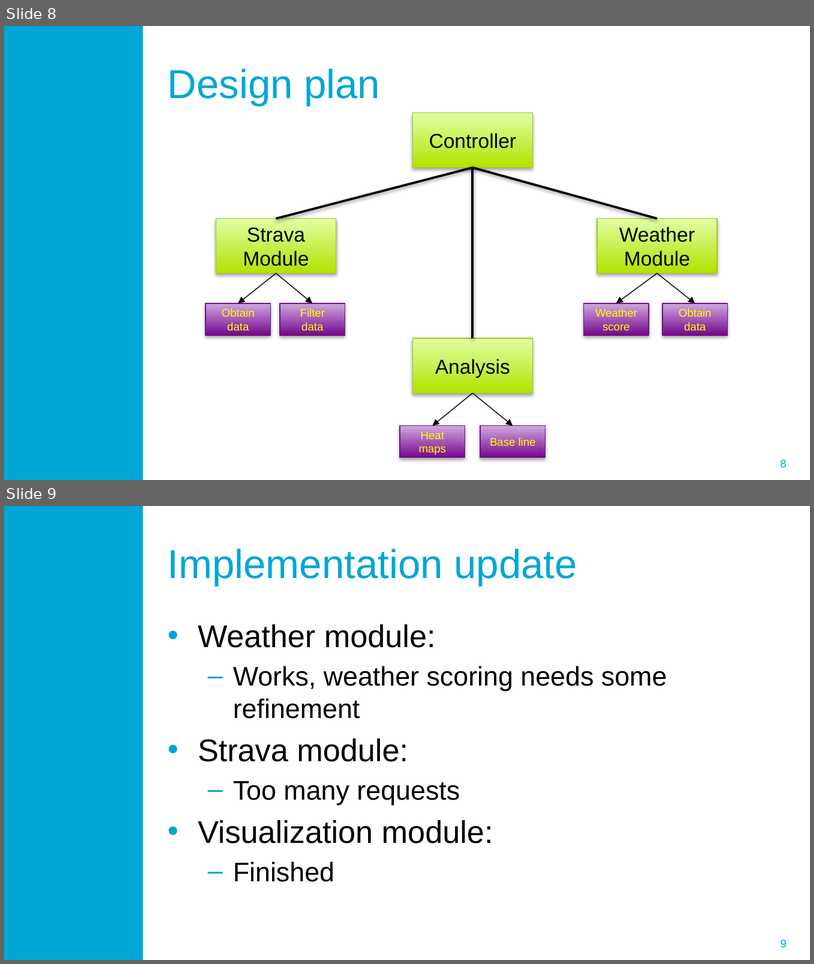
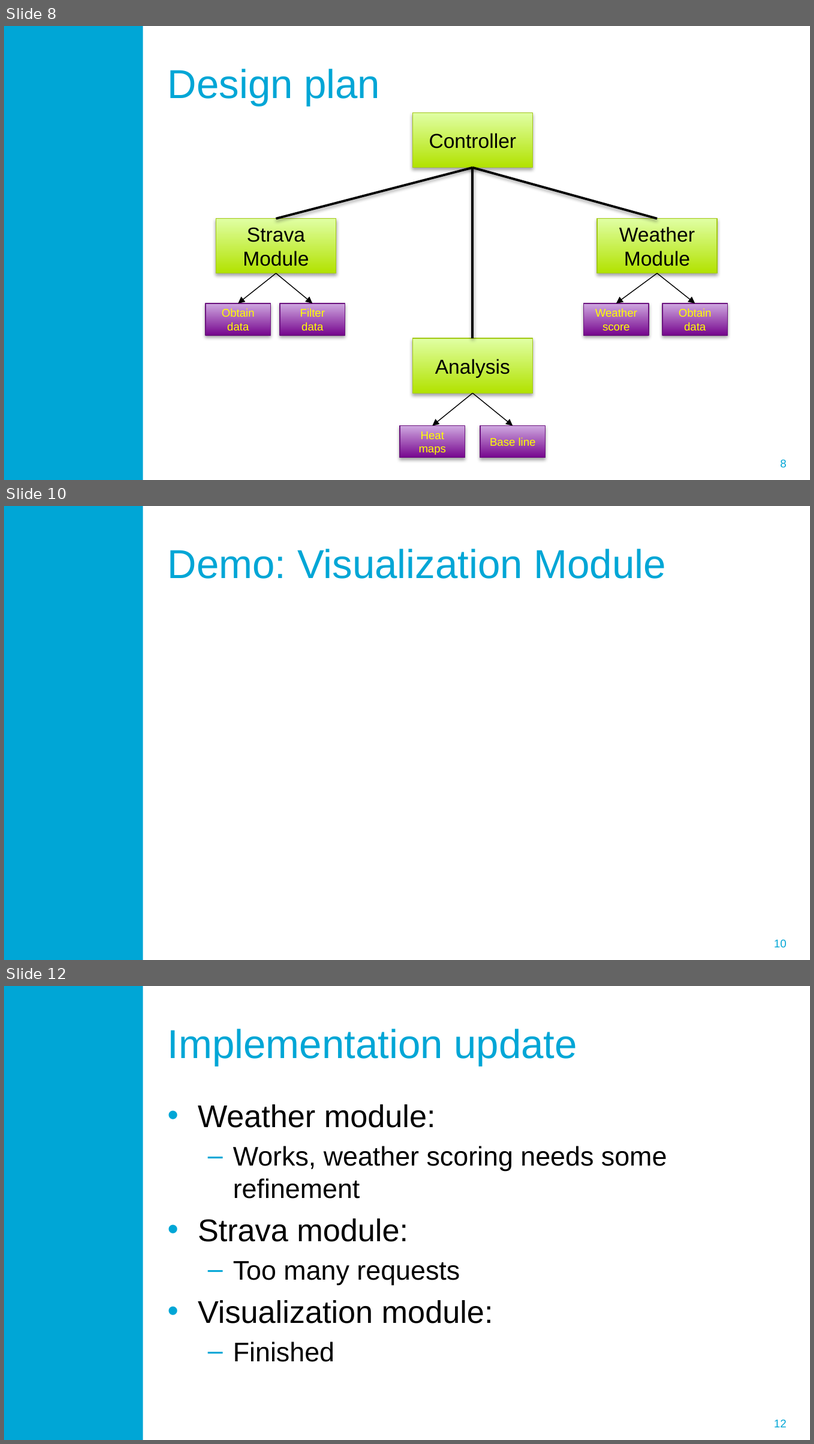
Before and after one commit to LMaiorano/StravaWeather, a slide deck: Documentation/Presentations/Midterm presentation DS7.pptx. Shown one above the other, each under a label of ours: slides 8 and 9 before the commit, slides 8, 10 and 12 after it; the slides between them are not shown. The pictures are 814x964 and 814x1444 pixels, drawn with LibreOffice and Linux fonts; fonts in the diff are those of the drawing; background and template pictures are left out. Boxes give left, top, right and bottom in pixels: in the first picture for what was removed or moved away, otherwise in the second. Text is boxed around its words. In the diff, an @@ line names an element or a change of style, - is before the commit and + after.

```diff
--- a/Documentation/Presentations/Midterm presentation DS7.pptx
+++ b/Documentation/Presentations/Midterm presentation DS7.pptx
@@ slide 10 added at [4,506,810,960], background #FFFFFF; not listed: 2 template elements that a slide beside it also shows @@
@@ title added at [168,549,666,579], 36 pt, text #00A6D6 @@
+Demo: Visualization Module
@@ what was slide 9 is now slide 12 @@
@@ page number at [774,1419,787,1427]: text changed @@
-9
+12
```
Also in this commit, not shown: 2 other slides added.
